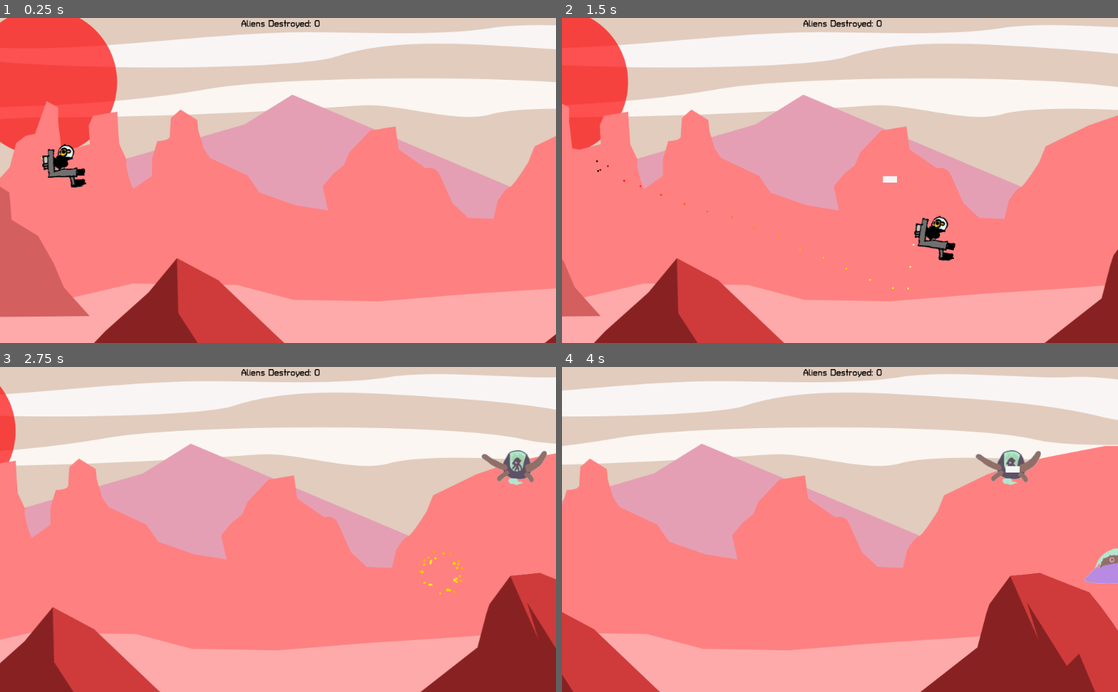
Above: before the commit, frames 1-4 (two rows, left to right).
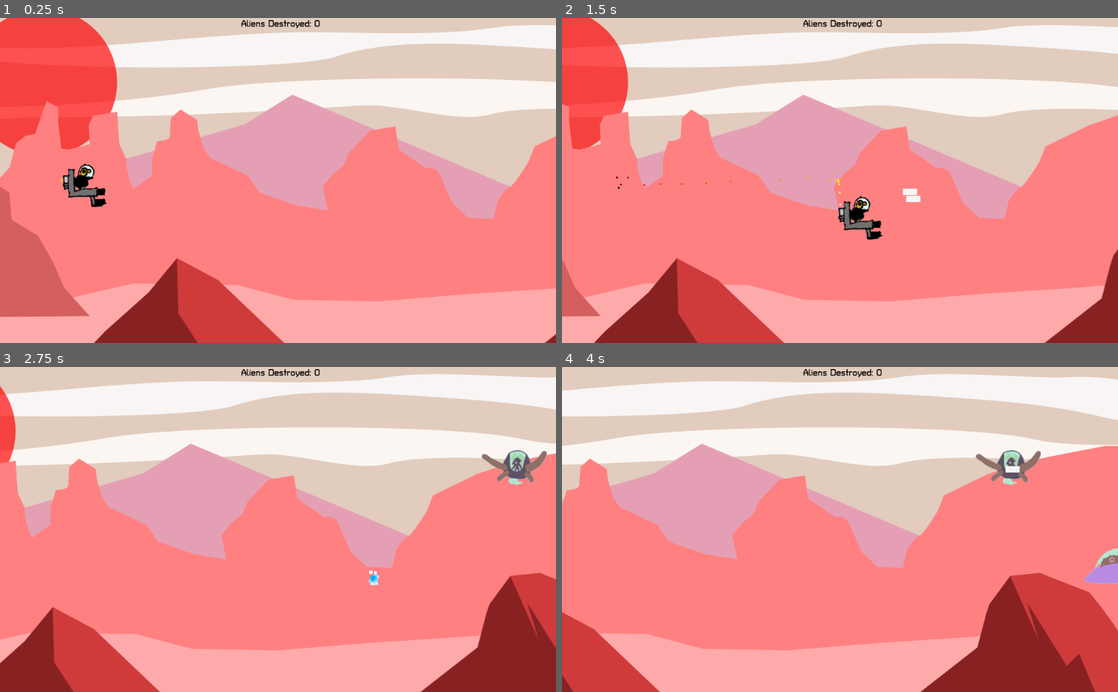
Above: after the commit, the same moments.

Repository: the-g-force/FamJam-January2021
Game: Godot game, scene res://src/Level.tscn
The game is run twice, just before and just after one commit, with the same random seed, the same clock (stepped at 60 frames per second) and the same inputs.
Inputs:
- Up to frame 1 (0.25 s): no input
- Up to frame 2 (1.5 s): tap Enter at 0.5 s; hold D (move_right) 0.53-1.28 s; tap Space (fire) at 0.6, 1.35 s; hold S (move_down) from 1.28 s (still down)
- Up to frame 3 (2.75 s): release S (move_down) at 2.03 s; hold D (move_right) from 2.03 s (still down); tap Space (fire) at 2.1 s
- Up to frame 4 (4 s): release D (move_right) at 2.78 s; hold W (move_up) 2.78-3.53 s; tap Space (fire) at 2.85, 3.6 s; hold A (move_left) from 3.53 s (still down)

The runs differ from the first frame. In frame 1, 0.9% of the frame differs, in the area x 7-20%, y 38-59%; in frame 2, 1.4%, in the area x 6-71%, y 43-84%; in frame 3, 0.2%; in frame 4, nothing differs.

Commit message:
Clamp duck position to left half of screen
This prevents him from flying off the top and left edges, as well as
running too far to the right.

Diff:
--- a/project/src/Duck.gd
+++ b/project/src/Duck.gd
@@ -6,15 +6,17 @@
 export var max_speed := 15
 
 var _velocity := Vector2.ZERO
-var exploding := false
+var _exploding := false
 var _time_elapsed :float
 
 onready var _DuckBullet := load("res://src/DuckBullet.tscn")
 onready var _bullet_spawn_point := $BulletSpawnPoint
 onready var _explosionfollow := $Explosionpath/PathFollow2D
+onready var _screen_size := get_viewport_rect().size
+
 
 func _physics_process(delta):
-	if not exploding:
+	if not _exploding:
 		var direction := Vector2.ZERO
 
 		if Input.is_action_pressed("move_up"):
@@ -32,18 +34,20 @@
 
 		_velocity += direction * speed * delta
 		_velocity = _velocity.clamped(max_speed)
-		_velocity.y += gravity * delta
 
 		var collision := move_and_collide(_velocity)
 		if collision != null:
 			damage()
 
+		# Keep duck in playable area
+		position.x = clamp(position.x, 0, _screen_size.x/2)
+		position.y = clamp(position.y, 0, _screen_size.y)
 
 		if Input.is_action_just_pressed("fire"):
 			var bullet : Node2D = _DuckBullet.instance()
 			bullet.position = position + $BulletSpawnPoint.position
 			get_parent().add_child(bullet)
-	elif exploding:
+	elif _exploding:
 		_time_elapsed += delta
 		_explosionfollow.unit_offset = lerp(0,1,_time_elapsed)
 		if _time_elapsed >= 0.9:
@@ -54,4 +58,4 @@
 
 
 func damage():
-	exploding = true
+	_exploding = true
--- a/project/src/Duck.tscn
+++ b/project/src/Duck.tscn
@@ -16,16 +16,19 @@
 colors = PoolColorArray( 1, 1, 1, 1, 1, 1, 0, 1, 1, 0.505882, 0, 1, 1, 0, 0, 1, 0, 0, 0, 1 )
 
 [node name="Duck" type="KinematicBody2D"]
+position = Vector2( 4.00447, -4.00457 )
 collision_mask = 3
 script = ExtResource( 1 )
 
 [node name="CollisionShape2D" type="CollisionShape2D" parent="."]
+position = Vector2( 37.3755, 41.38 )
 shape = SubResource( 1 )
 
 [node name="BulletSpawnPoint" type="Node2D" parent="."]
-position = Vector2( 33, 9 )
+position = Vector2( 70.3755, 50.38 )
 
 [node name="Explosionpath" type="Path2D" parent="."]
+position = Vector2( 37.3755, 41.38 )
 curve = SubResource( 2 )
 
 [node name="PathFollow2D" type="PathFollow2D" parent="Explosionpath"]
@@ -34,7 +37,6 @@
 [node name="CPUParticles2D" type="CPUParticles2D" parent="Explosionpath/PathFollow2D"]
 position = Vector2( 6.85476, -36.4076 )
 rotation = 1.52193
-scale = Vector2( 1, 1 )
 amount = 20
 local_coords = false
 direction = Vector2( -1, 0 )
